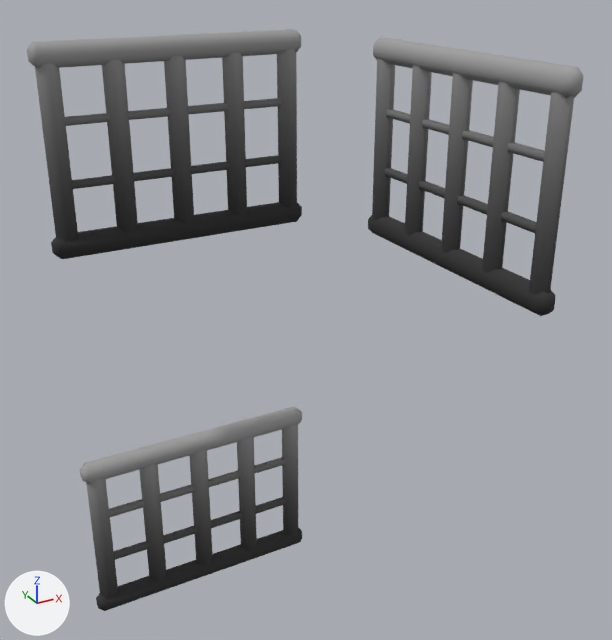
One commit to the FBX model Assets/PackageAsset/Honda 1/Wood/SM_Wood_Window_07.fbx: the scene before it, then after it.
Rendered twice from a 50 mm lens placed at (-0.678, -1.382, 2.06), pointed at (0.148, 0.12, 1.31). Every picture has the same lights, and +X, +Y and +Z are marked at lower left. Where no turn or scale is listed for an object, it has been applied to the vertices.

Before the edit, the objects in view are built like this:
```python
mat_mi_wood_01 = principled_material('MI_Wood_01')
mat_mi_wood_01.texture = img_t_clay_01_png
mat_mi_wood_01.roughness = 0.917
me_cube_165_piece_255_piece_curve_032 = bpy.data.meshes.new('Cube.165_Piece.255_Piece_Curve.032')
me_cube_165_piece_255_piece_curve_032.from_pydata(...)  # 544 vertices, 462 faces; spans x -0.31..0.467, y -0.305..0.468, z 0.428..1.887
me_cube_165_piece_255_piece_curve_032.materials.append(mat_mi_wood_01)  # picture img_t_clay_01_png
ob_sm_wood_window_07 = bpy.data.objects.new('SM_Wood_Window_07', me_cube_165_piece_255_piece_curve_032)
ob_sm_wood_window_07.location = (0.0, 0.0, 0.0)
```
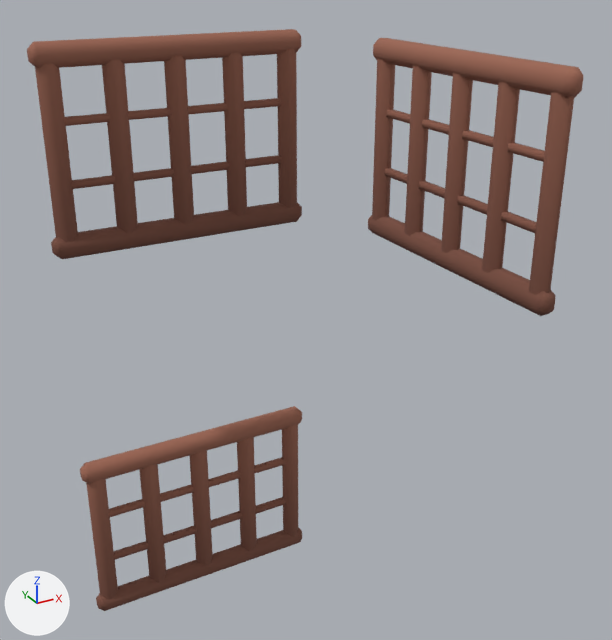
The change, as JSON lines over the scene's bpy script:
```json
{"op": "add", "block": "img_t_all_01_png", "code": ["img_t_all_01_png = load_image('T_All_01.png', '../T_All_01.png', 2048, 2048, 'sRGB')"]}
{"op": "set", "path": "mat_mi_wood_01.texture", "old": "img_t_clay_01_png", "new": "img_t_all_01_png"}
```

Changed parts and their boxes (x1, y1, x2, y2) in the pictures (612 x 640 px):
```json
{"object": "SM_Wood_Window_07", "change": "surface changed", "before": [27, 29, 584, 611], "after": [27, 29, 584, 611], "on screen": "grey to brown"}
```
